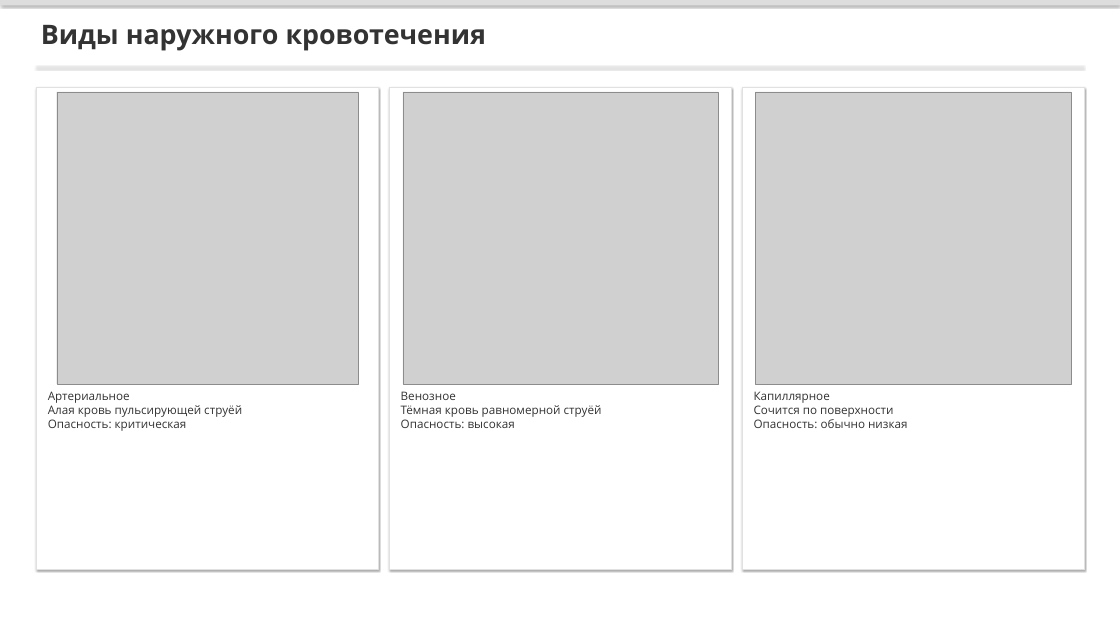
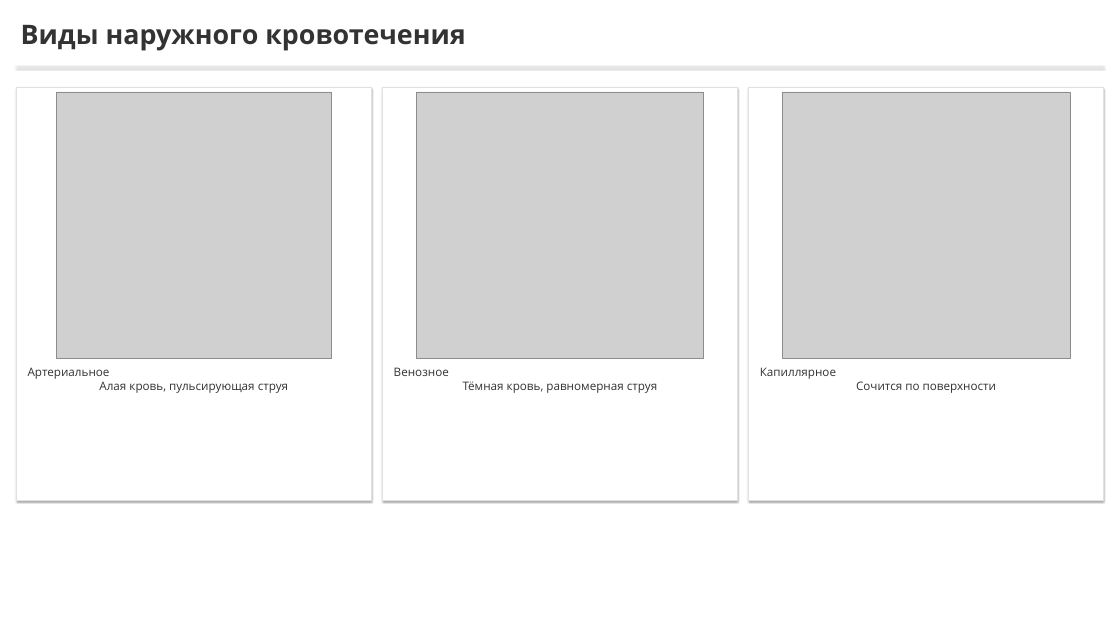
Before and after one commit to lysakalenushka-hash/-, a slide deck: slide 3 of tema2_bleeding/Признаки_наружного_кровотечения.pptx. Drawn at 1120x630 pixels with LibreOffice and Linux fonts; fonts in the diff are those of the drawing; grey boxes stand for pictures. Boxes give left, top, right and bottom in pixels: in the first picture for what was removed or moved away, otherwise in the second. Text is boxed around its words. In the diff, an @@ line names an element or a change of style, - is before the commit and + after.

```diff
--- a/tema2_bleeding/Признаки_наружного_кровотечения.pptx
+++ b/tema2_bleeding/Признаки_наружного_кровотечения.pptx
@@ rectangle removed at (0,0,1120,5) @@
@@ text "Виды наружного кровотечения": place and size @@
-text "Виды наружного кровотечения" at (41,25,486,51)
+text "Виды наружного кровотечения" at (21,25,465,51)
@@ rectangle: place and size @@
-rectangle at (37,67,1083,68)
+rectangle at (16,67,1103,68)
@@ outline #E1E1E1 1 pt to #E1E1E1 1.25 pt in 3 elements at (383,87,737,501), (749,87,1103,501), (16,87,371,501) @@
@@ rectangle: place and size @@
-rectangle at (37,87,378,569)
+rectangle at (16,87,371,501)
@@ rectangle: place and size @@
-rectangle at (390,87,731,569)
+rectangle at (383,87,737,501)
@@ rectangle: place and size @@
-rectangle at (742,87,1084,569)
+rectangle at (749,87,1103,501)
@@ picture: place and size @@
-picture at (57,92,358,384)
+picture at (56,92,331,358)
@@ picture: place and size @@
-picture at (403,92,718,384)
+picture at (416,92,703,358)
@@ picture: place and size @@
-picture at (755,92,1070,384)
+picture at (782,92,1070,358)
@@ text at (28,367,288,393): text changed @@
-Артериальное
-Алая кровь пульсирующей струёй
-Опасность: критическая
+Артериальное
+Алая кровь, пульсирующая струя
@@ text at (394,367,657,393): text changed @@
-Венозное
-Тёмная кровь равномерной струёй
-Опасность: высокая
+Венозное
+Тёмная кровь, равномерная струя
@@ text at (760,367,996,393): text changed @@
-Капиллярное
-Сочится по поверхности
-Опасность: обычно низкая
+Капиллярное
+Сочится по поверхности
```
Also in this commit, not shown: 8 other slides changed, 7 other files.
